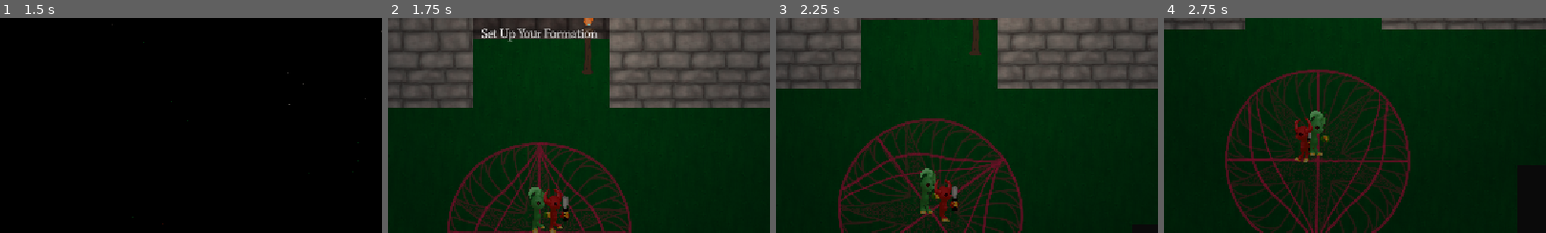
Above: before the commit, frames 1-4 (left to right).
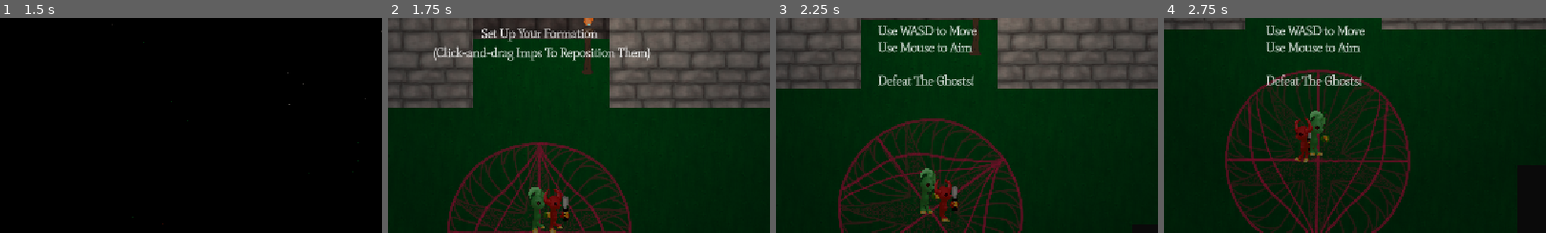
Above: after the commit, the same moments.

Repository: HoneyPony/impish-descent-future
Game: Godot game, scene res://MainMenu.tscn
The game is run twice, just before and just after one commit, with the same random seed, the same clock (stepped at 60 frames per second) and the same inputs.
Inputs:
- Up to frame 1 (1.5 s): click "Play" at 0.5 s; click "Confirm" at 1.25 s
- Up to frame 2 (1.75 s): no input
- Up to frame 3 (2.25 s): click "Confirm" at 2 s
- Up to frame 4 (2.75 s): no input
The pictures show only the part of the screen within x 30-80%, y 0-50%; the shares and areas given below are measured in that part.

Frame 1 is identical in both runs. In frame 2, 1.4% of the frame differs, in the area x 12-69%, y 12-20%; in frame 3, 1.9%, in the area x 26-53%, y 3-32%; in frame 4, 1.9%.

Commit message:
Minimal tutorial

Diff:
--- a/levels/level1.tscn
+++ b/levels/level1.tscn
@@ -1,7 +1,8 @@
-[gd_scene load_steps=4 format=4 uid="uid://8l040d8q43q2"]
+[gd_scene load_steps=5 format=4 uid="uid://8l040d8q43q2"]
 
 [ext_resource type="PackedScene" uid="uid://b7h6g17gdadaw" path="res://level_base.tscn" id="1_67r6w"]
 [ext_resource type="PackedScene" uid="uid://bwbn040oj10n2" path="res://decoration/torch.tscn" id="2_a0v2d"]
+[ext_resource type="Script" uid="uid://btfyksfw8j5lu" path="res://ui/tutorial.gd" id="2_ua5ty"]
 [ext_resource type="PackedScene" uid="uid://rl585tjhmod7" path="res://enemies/simple_ghost.tscn" id="3_hv7g1"]
 
 [node name="Level" instance=ExtResource("1_67r6w")]
@@ -13,11 +14,44 @@
 tile_map_data = PackedByteArray("AAD2//z/AAAAAAAAAAD2//3/AAAAAAAAAAD2//7/AAAAAAAAAAD2////AAAAAAAAAAD1////AAAAAAAAAAD1/w …(4336 unchanged characters)…
 
 [node name="UpgradeMenu" parent="UpgradeMenu/Control" index="0"]
-offset_left = 255.0
+offset_left = 219.0
 offset_top = 8.0
-offset_right = 963.0
+offset_right = 927.0
 offset_bottom = 365.0
 choose_second_imp = true
+
+[node name="Tutorial" type="Label" parent="UpgradeMenu/Control/FormationMenu" index="2"]
+layout_mode = 0
+offset_left = 416.0
+offset_top = 41.0
+offset_right = 743.0
+offset_bottom = 63.125
+text = "(Click-and-drag Imps To Reposition Them)"
+
+[node name="Tutorial" type="Control" parent="UpgradeMenu/Control" index="10"]
+layout_mode = 1
+anchors_preset = 15
+anchor_right = 1.0
+anchor_bottom = 1.0
+grow_horizontal = 2
+grow_vertical = 2
+mouse_filter = 2
+script = ExtResource("2_ua5ty")
+
+[node name="Label" type="Label" parent="UpgradeMenu/Control/Tutorial" index="0"]
+layout_mode = 1
+anchors_preset = 5
+anchor_left = 0.5
+anchor_right = 0.5
+offset_left = -75.0
+offset_top = 8.0
+offset_right = 75.0
+offset_bottom = 105.375
+grow_horizontal = 2
+text = "Use WASD to Move
+Use Mouse to Aim
+
+Defeat The Ghosts!"
 
 [node name="ImpStartPos" parent="." index="6"]
 position = Vector2(-3, 1134)
--- a/signal_bus.gd
+++ b/signal_bus.gd
@@ -2,3 +2,7 @@
 class_name TheSignalBus
 
 signal relic_selection_changed()
+
+## Emitted when the "confirm" button on the Formation Menu is pressed and
+## gameplay should start happening.
+signal real_gameplay_started()
--- a/ui/formation_menu.gd
+++ b/ui/formation_menu.gd
@@ -26,3 +26,5 @@
 
 	hide()
 	%DefeatMenu.going = true
+
+	SignalBus.real_gameplay_started.emit()
--- /dev/null
+++ b/ui/tutorial.gd
@@ -0,0 +1,6 @@
+extends Control
+class_name Tutorial
+
+func _ready() -> void:
+	hide()
+	SignalBus.real_gameplay_started.connect(func(): show())
Not shown, added: ui/tutorial.gd.uid
